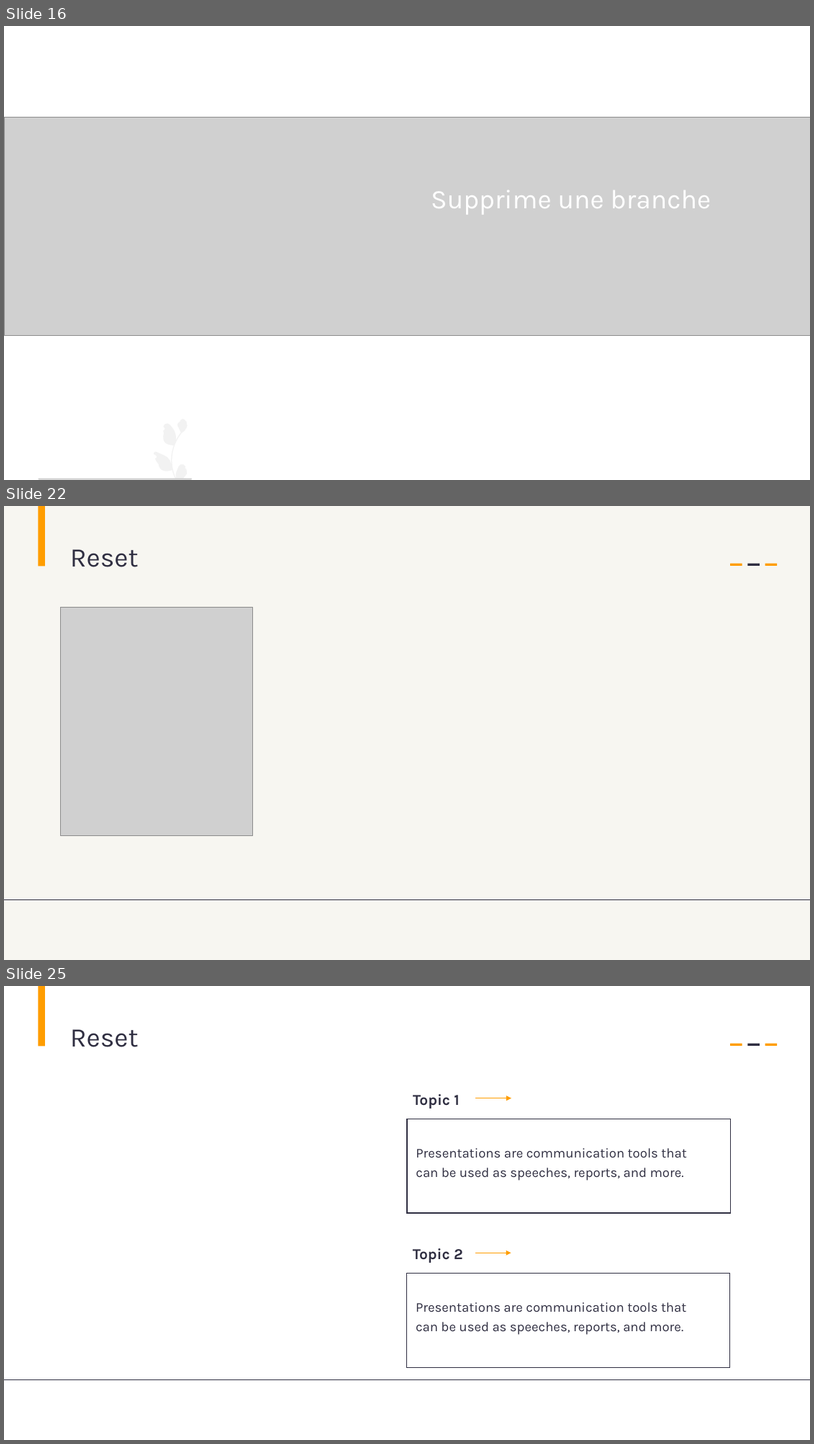
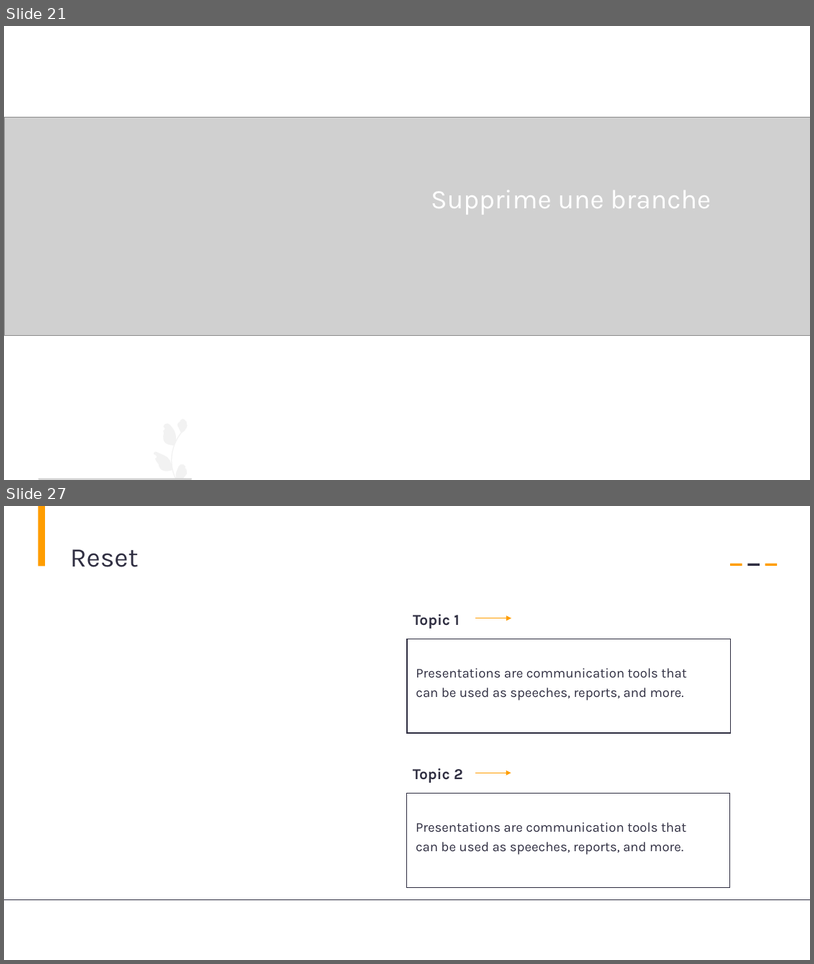
Before and after one commit to AbdessamadAbdaoui/Presentation_Git, a slide deck: presentation_Git.pptx. Shown one above the other, each under a label of ours: slides 16, 22 and 25 before the commit, slides 21 and 27 after it; the slides between them are not shown. The pictures are 814x1444 and 814x964 pixels, drawn with LibreOffice and Linux fonts; fonts in the diff are those of the drawing; grey boxes stand for pictures. Boxes give left, top, right and bottom in pixels: in the first picture for what was removed or moved away, otherwise in the second. Text is boxed around its words. In the diff, an @@ line names an element or a change of style, - is before the commit and + after.

```diff
--- a/presentation_Git.pptx
+++ b/presentation_Git.pptx
@@ slide 22 removed at (x1=4, y1=506, x2=810, y2=960), background #F7F6F1 @@
@@ rectangle removed at (x1=38, y1=506, x2=44, y2=566) @@
@@ text removed at (x1=70, y1=549, x2=139, y2=567) @@
-Reset
@@ rectangle removed at (x1=730, y1=564, x2=743, y2=566) @@
@@ rectangle removed at (x1=748, y1=564, x2=760, y2=566) @@
@@ rectangle removed at (x1=766, y1=564, x2=778, y2=566) @@
@@ picture removed at (x1=60, y1=607, x2=252, y2=836) @@
@@ line removed from (4, 900) to (810, 900) @@
@@ what was slide 16 is now slide 21 @@
@@ what was slide 25 is now slide 27 @@
```
Also in this commit, not shown: 15 slides changed, 8 slides added, 5 other slides removed, 1 other file.
